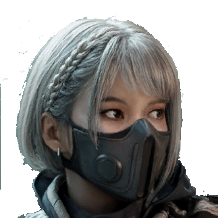
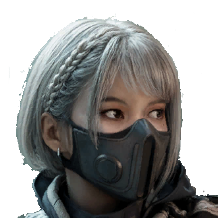
Comparing the layer stacks of the two 218x218 images. Changes:
painted on "Background" over <box>0,13,45,191</box>
